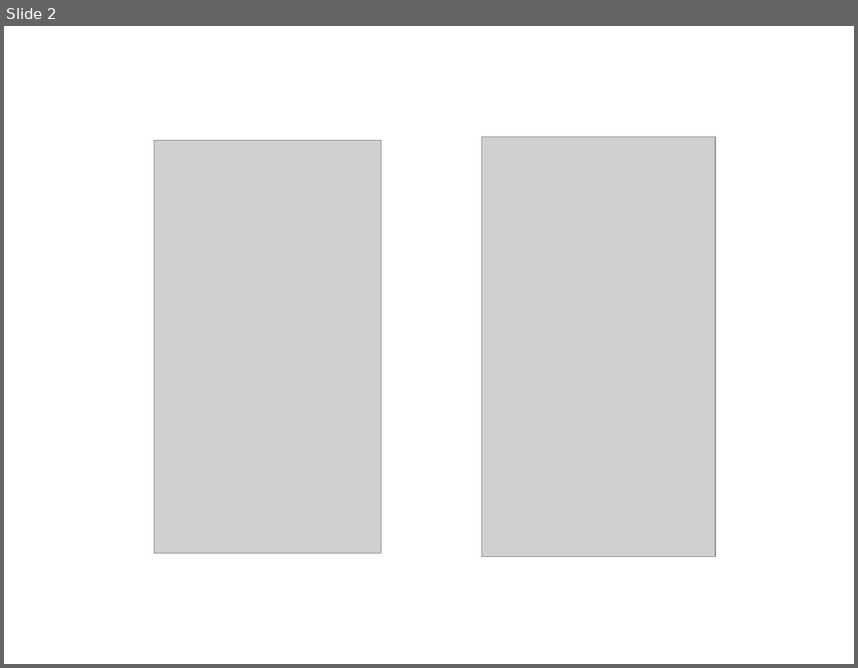
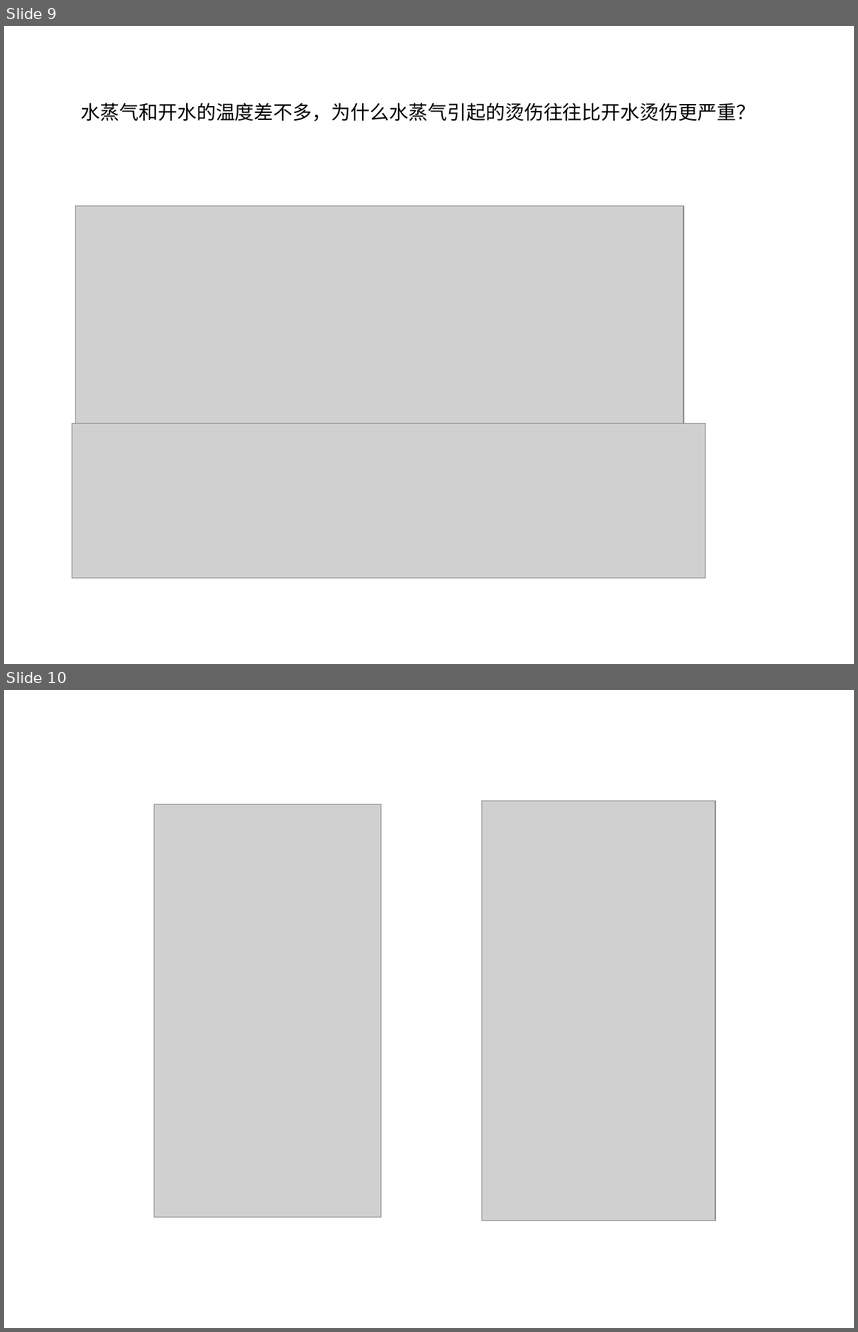
Before and after one commit to ericzhang/english-math, a slide deck: physics/grade-8-上/8上物理人教版-unit-3-物态变化.ppt. Shown one above the other, each under a label of ours: slide 2 before the commit, slides 9 and 10 after it. The pictures are 858x668 and 858x1332 pixels, drawn with LibreOffice and Linux fonts; fonts in the diff are those of the drawing; grey boxes stand for pictures. Boxes give left, top, right and bottom in pixels: in the first picture for what was removed or moved away, otherwise in the second. Text is boxed around its words. In the diff, an @@ line names an element or a change of style, - is before the commit and + after.

```diff
--- a/physics/grade-8-上/8上物理人教版-unit-3-物态变化.ppt
+++ b/physics/grade-8-上/8上物理人教版-unit-3-物态变化.ppt
@@ slide 9 added at (4, 26, 854, 664), background #FFFFFF @@
@@ text added at (81, 103, 755, 121), 18 pt, text #000000 @@
+水蒸气和开水的温度差不多，为什么水蒸气引起的烫伤往往比开水烫伤更严重？
@@ picture added at (76, 205, 684, 424) @@
@@ picture added at (72, 423, 706, 577) @@
@@ what was slide 2 is now slide 10 @@
```
Also in this commit, not shown: 8 other slides added, 45 other files.
